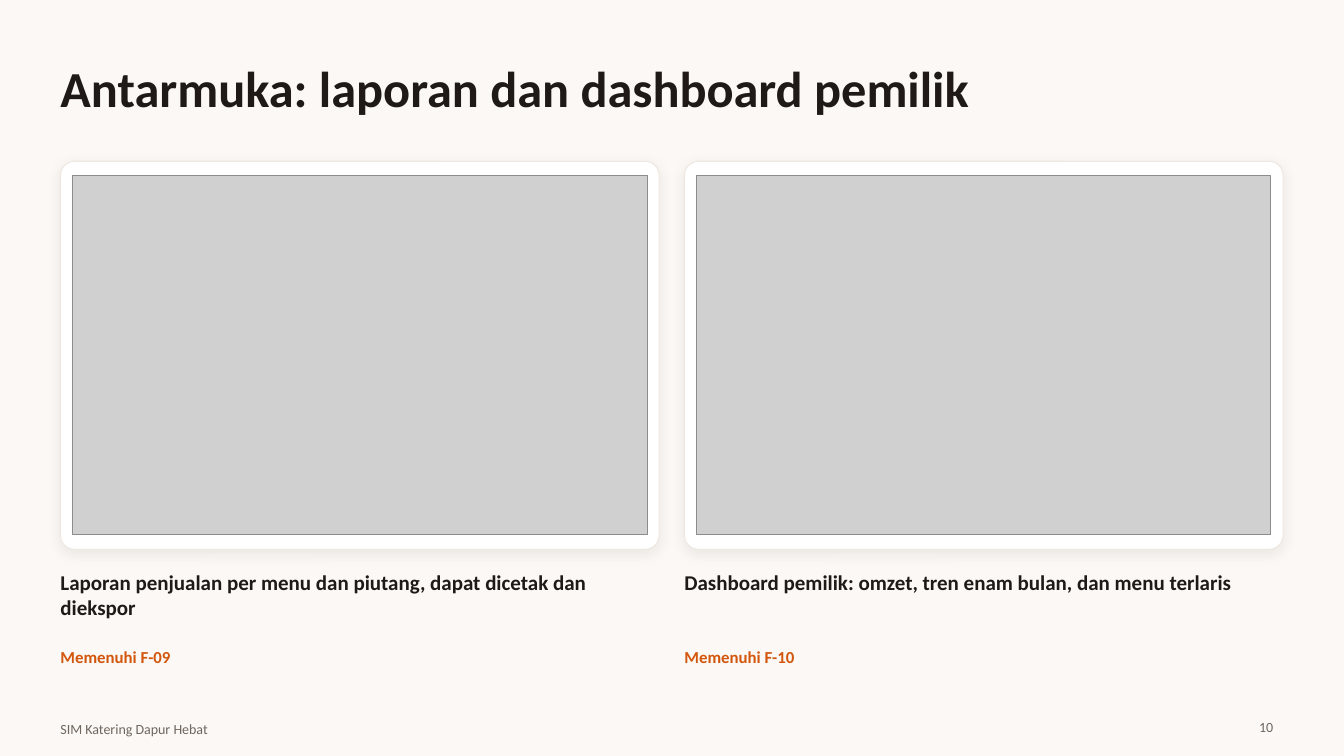
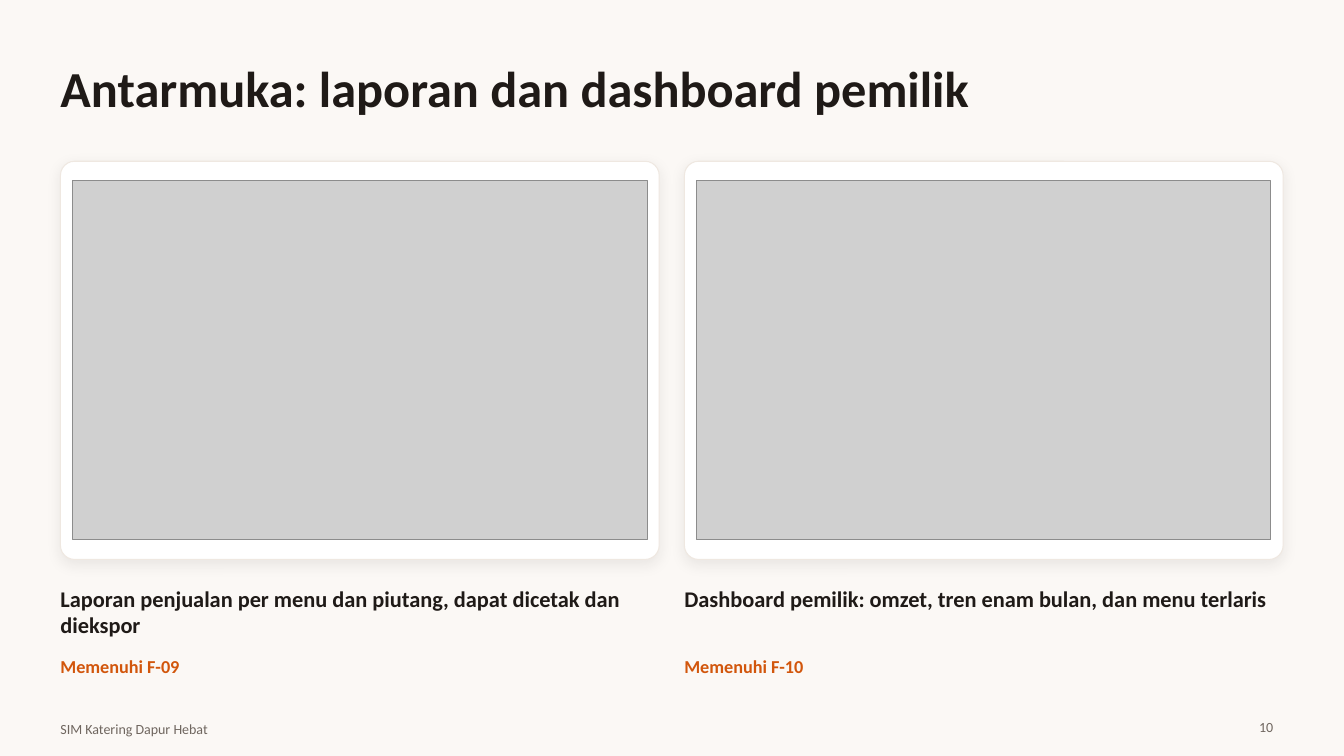
Before and after one commit to koriebruh/sim-katering-dapur-hebat, a slide deck: slide 10 of Presentasi-SIM-Katering-Dapur-Hebat.pptx. Drawn at 1344x756 pixels with LibreOffice and Linux fonts; fonts in the diff are those of the drawing; grey boxes stand for pictures. Boxes give left, top, right and bottom in pixels: in the first picture for what was removed or moved away, otherwise in the second. Text is boxed around its words. In the diff, an @@ line names an element or a change of style, - is before the commit and + after.

```diff
--- a/Presentasi-SIM-Katering-Dapur-Hebat.pptx
+++ b/Presentasi-SIM-Katering-Dapur-Hebat.pptx
@@ rounded rectangle: place and size @@
-rounded rectangle at <box>60,161,659,549</box>
+rounded rectangle at <box>60,161,659,560</box>
@@ rounded rectangle at <box>60,161,659,560</box>: proportions changed @@
@@ rounded rectangle at <box>685,161,1284,560</box>: proportions changed @@
@@ rounded rectangle: place and size @@
-rounded rectangle at <box>685,161,1284,549</box>
+rounded rectangle at <box>685,161,1284,560</box>
@@ picture: place and size @@
-picture at <box>73,175,647,534</box>
+picture at <box>73,180,647,539</box>
@@ picture: place and size @@
-picture at <box>697,175,1271,534</box>
+picture at <box>697,180,1271,539</box>
@@ text "Laporan penjualan per menu dan ...": place and size @@
-text "Laporan penjualan per menu dan ..." at <box>60,575,586,619</box>
+text "Laporan penjualan per menu dan ..." at <box>60,591,620,637</box>
@@ text "Laporan penjualan per menu dan ..." at <box>60,591,620,637</box>: size 15 to 16 pt @@
@@ text "Dashboard pemilik: omzet, tren enam ..." at <box>684,591,1266,611</box>: size 15 to 16 pt @@
@@ text "Dashboard pemilik: omzet, tren enam ...": place and size @@
-text "Dashboard pemilik: omzet, tren enam ..." at <box>684,575,1231,594</box>
+text "Dashboard pemilik: omzet, tren enam ..." at <box>684,591,1266,611</box>
@@ text "Memenuhi F-09": place and size @@
-text "Memenuhi F-09" at <box>60,651,171,663</box>
+text "Memenuhi F-09" at <box>60,660,179,673</box>
@@ text "Memenuhi F-09" at <box>60,660,179,673</box>: size 12 to 13 pt @@
@@ text "Memenuhi F-10": place and size @@
-text "Memenuhi F-10" at <box>684,651,795,663</box>
+text "Memenuhi F-10" at <box>684,660,803,673</box>
@@ text "Memenuhi F-10" at <box>684,660,803,673</box>: size 12 to 13 pt @@
```
Also in this commit, not shown: 4 other slides changed, 1 other file.
